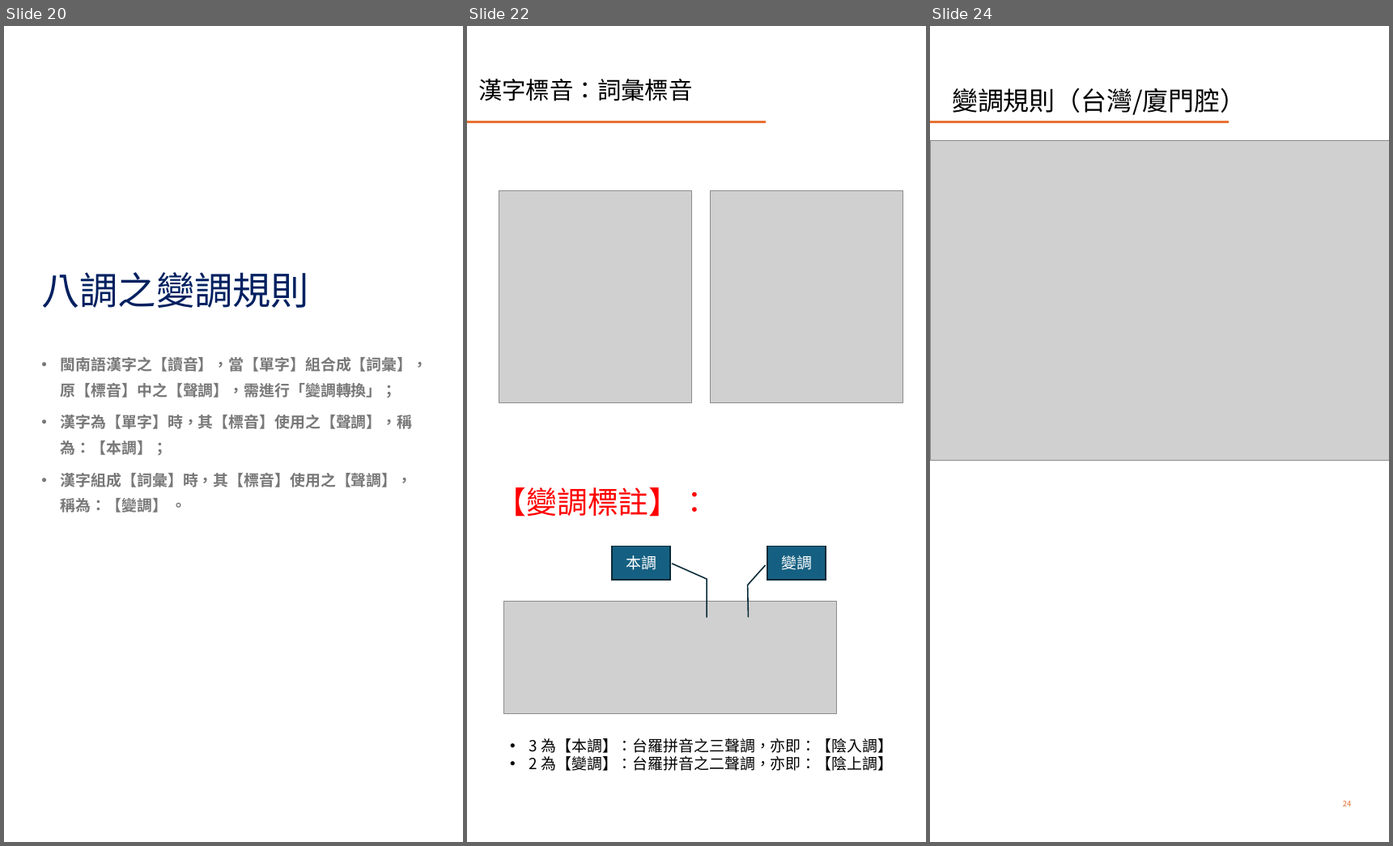
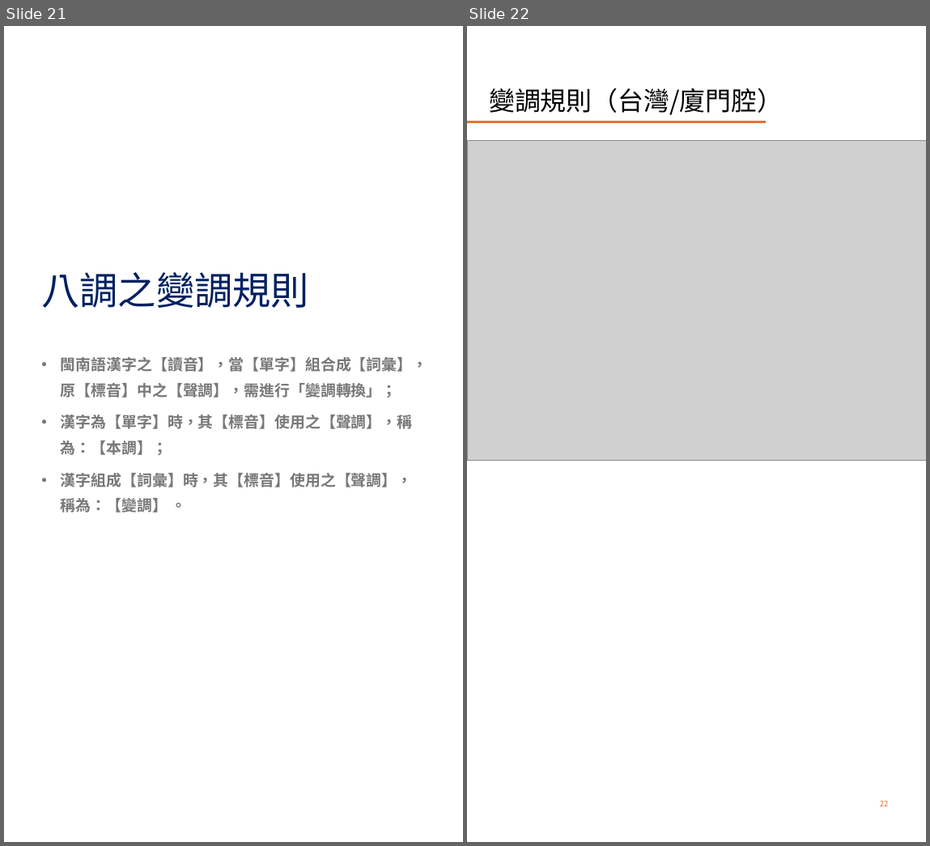
Before and after one commit to AlanJui/Piau-Im, a slide deck: Documents/十五音教材/閩南語之四聲八調與變調規則.pptx. Shown side by side, each under a label of ours: slides 20, 22 and 24 before the commit, slides 21 and 22 after it; the slides between them are not shown. The pictures are 1393x846 and 930x846 pixels, drawn with LibreOffice and Linux fonts; fonts in the diff are those of the drawing; grey boxes stand for pictures. Boxes give left, top, right and bottom in pixels: in the first picture for what was removed or moved away, otherwise in the second. Text is boxed around its words. In the diff, an @@ line names an element or a change of style, - is before the commit and + after.

```diff
--- a/Documents/十五音教材/閩南語之四聲八調與變調規則.pptx
+++ b/Documents/十五音教材/閩南語之四聲八調與變調規則.pptx
@@ slide 22 removed at (467,26,926,842), background #FFFFFF; not listed: 1 template element that a slide beside it also shows @@
@@ title removed at (478,79,692,101) @@
-漢字標音：詞彙標音
@@ picture removed at (499,190,691,403) @@
@@ picture removed at (711,190,904,403) @@
@@ text removed at (496,488,711,517) @@
-【變調標註】：
@@ border callout removed at (612,547,670,580) @@
-本調
@@ border callout removed at (768,547,826,580) @@
-變調
@@ picture removed at (503,602,837,714) @@
@@ text removed at (529,739,893,771) @@
-• 3 為【本調】：台羅拼音之三聲調，亦即：【陰入調】
-• 2 為【變調】：台羅拼音之二聲調，亦即：【陰上調】
@@ what was slide 20 is now slide 21 @@
@@ what was slide 24 is now slide 22 @@
@@ page number at (880,801,888,807): text changed @@
-24
+22
```
Also in this commit, not shown: 8 slides changed, 2 slides added, 2 other slides removed, 25 other files.
